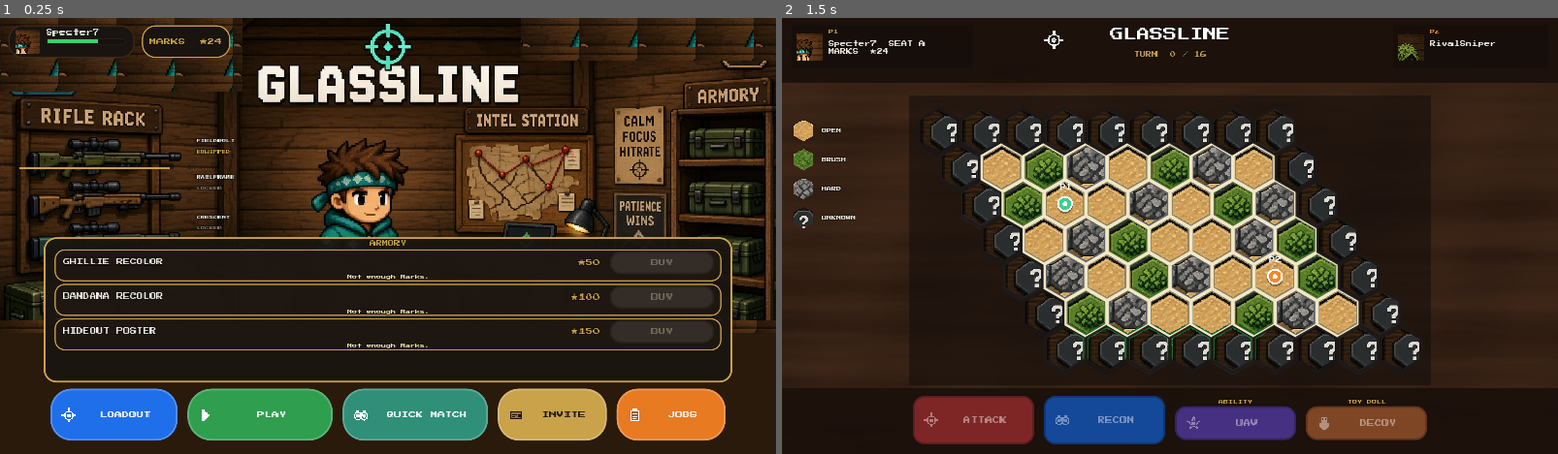
Above: before the commit, frames 1-2 (left to right).
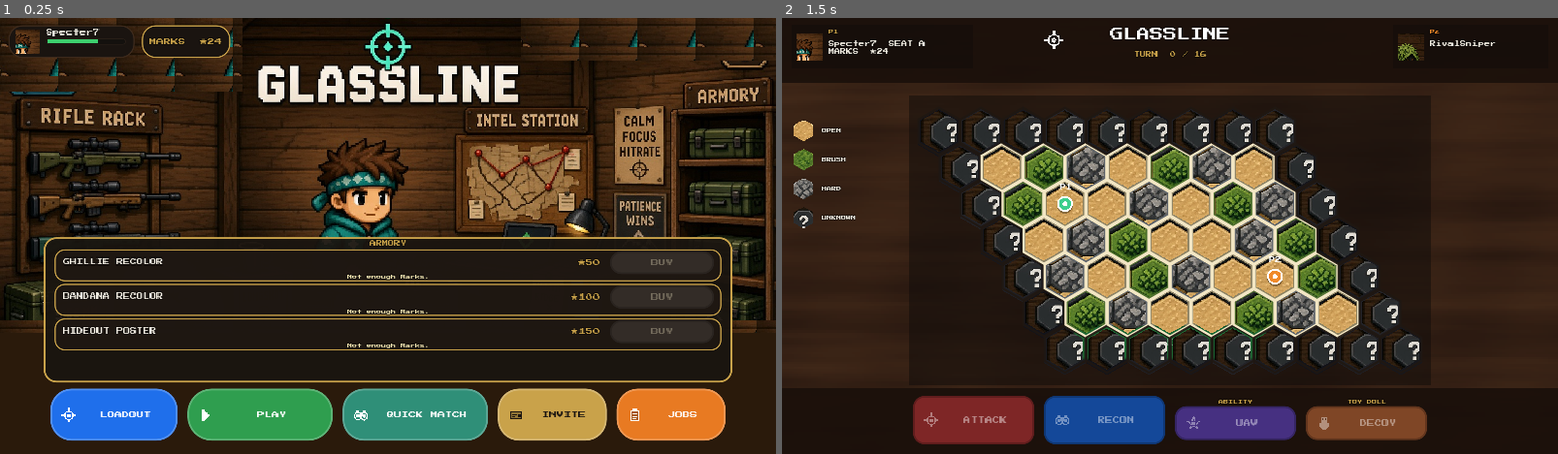
Above: after the commit, the same moments.

Repository: physikal/glassline-godot
Game: Godot game, scene res://scenes/lobby/hideout_lobby.tscn
Two runs of this game, one before a commit and one after it. Both use one fixed random seed, a clock stepped at 60 frames per second and the inputs below.
Inputs (mouse positions are in pixels of both pictures, inside the frame that each line leads up to):
- Up to frame 1 (0.25 s): no input
- Up to frame 2 (1.5 s): click "PLAY" at 0.5 s; tap Enter at 1.25 s; move the mouse to (1340, 214) at 1.27 s; click (1340, 214) at 1.42 s

The runs differ from the first frame. In frame 1, 0.3% of the frame differs, in the area x 2-31%, y 27-49%; in frame 2, nothing differs.

Commit message:
Scrub hideout rack overlay before merge
Drop yellow equipped bar and Fieldbolt/Railframe/Crescent
wall labels. Invite + Quick Match stay on the live dock.

Co-authored-by: physikal <physikal@users.noreply.github.com>

Diff:
--- a/scenes/lobby/hideout_lobby.gd
+++ b/scenes/lobby/hideout_lobby.gd
@@ -36,7 +36,6 @@
 var _poster: TextureRect
 var _buying_id: String = ""
 var _gun_rack: Control
-var _gun_slots: Dictionary = {}
 var _wallet_row: HBoxContainer
 var _taste_doll: ExposureDoll
 var _dock_quick: Button
@@ -381,13 +380,15 @@
 
 
 func _prep_art_hideout_chrome() -> void:
-	## Taste stills read as the Josh plate: Marks ★, LOADOUT / PLAY / JOBS, painted rack.
+	## Hide ARMORY sheet only. Invite + Quick Match stay on the live dock.
 	if _shop_row:
 		_shop_row.visible = false
 	if _dock_quick:
-		_dock_quick.visible = false
+		_dock_quick.visible = true
 	if _dock_invite:
-		_dock_invite.visible = false
+		_dock_invite.visible = true
+	if _gun_rack:
+		_gun_rack.visible = false
 	_refresh_gun_rack()
 
 
@@ -758,82 +759,21 @@
 
 
 func _build_gun_rack() -> void:
-	## Painted plate rifles on the left wall. No color-block rack.
+	## Plate already paints the olive / tan / teal rack. No overlay labels or debug glow.
 	_gun_rack = Control.new()
+	_gun_rack.visible = false
 	_gun_rack.mouse_filter = Control.MOUSE_FILTER_IGNORE
 	_gun_rack.set_anchors_preset(PRESET_FULL_RECT)
 	add_child(_gun_rack)
-	for gid in Contract.gun_family_ids():
-		_gun_rack.add_child(_make_gun_slot(str(gid)))
-
-
-func _make_gun_slot(gun_id: String) -> Control:
-	var row := Control.new()
-	row.position = ArtPack.rack_position(gun_id)
-	row.size = Vector2(300, 62)
-	row.mouse_filter = Control.MOUSE_FILTER_IGNORE
-
-	var glow := ColorRect.new()
-	glow.color = Color(0, 0, 0, 0)
-	glow.position = Vector2(8, 54)
-	glow.size = Vector2(248, 4)
-	glow.mouse_filter = Control.MOUSE_FILTER_IGNORE
-	row.add_child(glow)
-
-	var rifle := TextureRect.new()
-	rifle.texture_filter = CanvasItem.TEXTURE_FILTER_NEAREST
-	rifle.position = Vector2(0, 0)
-	rifle.size = Vector2(268, 56)
-	rifle.expand_mode = TextureRect.EXPAND_IGNORE_SIZE
-	rifle.stretch_mode = TextureRect.STRETCH_KEEP_ASPECT_CENTERED
-	rifle.mouse_filter = Control.MOUSE_FILTER_IGNORE
-	## Plate already has the olive / tan / teal bolts. Never cover them with a sprite.
-	rifle.visible = false
-	row.add_child(rifle)
-
-	var name_lbl := Label.new()
-	name_lbl.text = Contract.gun_family_name(gun_id)
-	name_lbl.position = Vector2(300, 8)
-	name_lbl.size = Vector2(120, 16)
-	Chrome.apply_label(name_lbl, 7, Chrome.CREAM, true)
-	row.add_child(name_lbl)
-
-	var status := Label.new()
-	status.position = Vector2(300, 26)
-	status.size = Vector2(120, 16)
-	Chrome.apply_label(status, 7, Chrome.HIGH_GOLD, true)
-	row.add_child(status)
-
-	_gun_slots[gun_id] = {
-		"row": row,
-		"rifle": rifle,
-		"status": status,
-		"glow": glow,
-	}
-	return row
+
+
+func _make_gun_slot(_gun_id: String) -> Control:
+	return Control.new()
 
 
 func _refresh_gun_rack() -> void:
-	for gid in _gun_slots.keys():
-		var widgets: Dictionary = _gun_slots[gid]
-		var state := ClientSession.gun_slot_state(str(gid))
-		var rifle: TextureRect = widgets.get("rifle")
-		var status: Label = widgets.get("status")
-		var glow: ColorRect = widgets.get("glow")
-		if rifle:
-			rifle.texture = ArtPack.rifle_texture(str(gid), state)
-		if status:
-			if state == "equipped":
-				status.text = "EQUIPPED"
-				Chrome.apply_label(status, 7, Color("c9a24a"), true)
-			elif state == "owned":
-				status.text = "OWNED"
-				Chrome.apply_label(status, 7, Chrome.TEAL, true)
-			else:
-				status.text = "LOCKED"
-				Chrome.apply_label(status, 7, Color("8a7a68"), true)
-		if glow:
-			glow.color = Color("c9a24a") if state == "equipped" else Color(0, 0, 0, 0)
+	if _gun_rack:
+		_gun_rack.visible = false
 
 
 func _build_jobs_panel() -> void:
